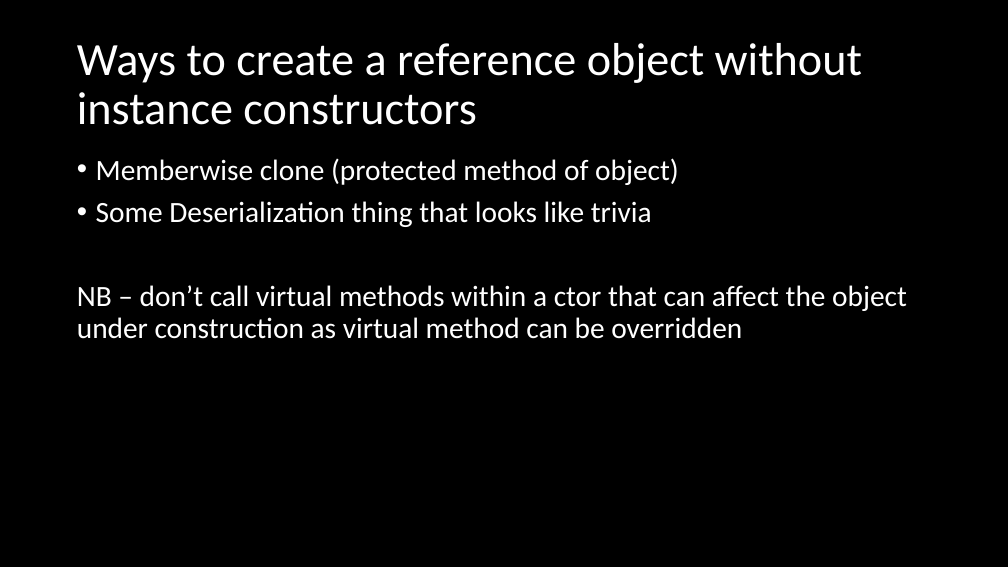
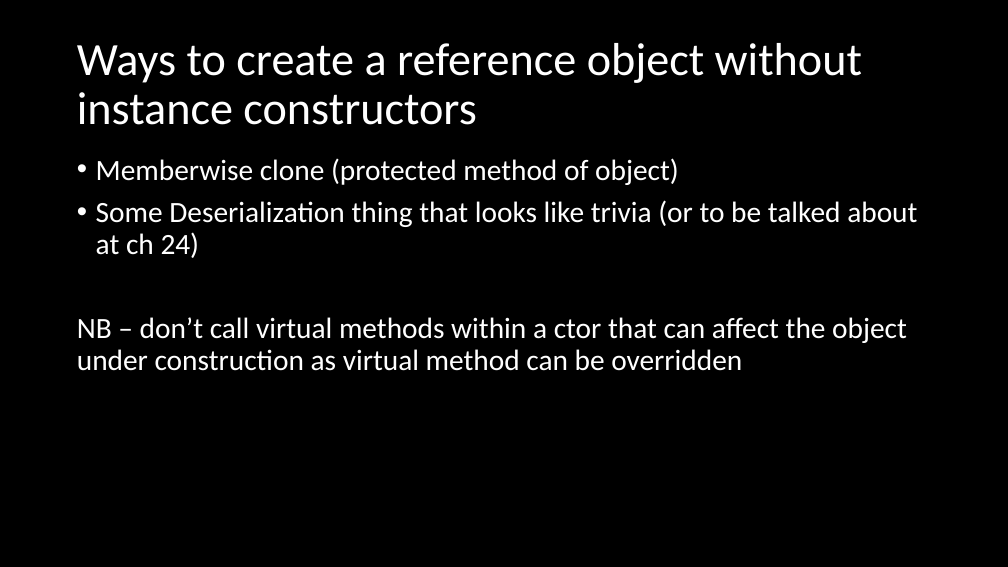
Before and after one commit to microsoft/Flash_University, a slide deck: slide 5 of CLR_via_CSharp/Chapter8/Methods.pptx. Drawn at 1008x567 pixels with LibreOffice and Linux fonts; fonts in the diff are those of the drawing. Boxes give left, top, right and bottom in pixels: in the first picture for what was removed or moved away, otherwise in the second. Text is boxed around its words. In the diff, an @@ line names an element or a change of style, - is before the commit and + after.

```diff
--- a/CLR_via_CSharp/Chapter8/Methods.pptx
+++ b/CLR_via_CSharp/Chapter8/Methods.pptx
@@ text at (x1=96, y1=200, x2=917, y2=258): text changed @@
-• Some Deserialization thing that looks like trivia
+• Some Deserialization thing that looks like trivia (or to be talked about at ch 24)
```
Also in this commit, not shown: 2 other slides changed, 1 slide added, 5 other files.
